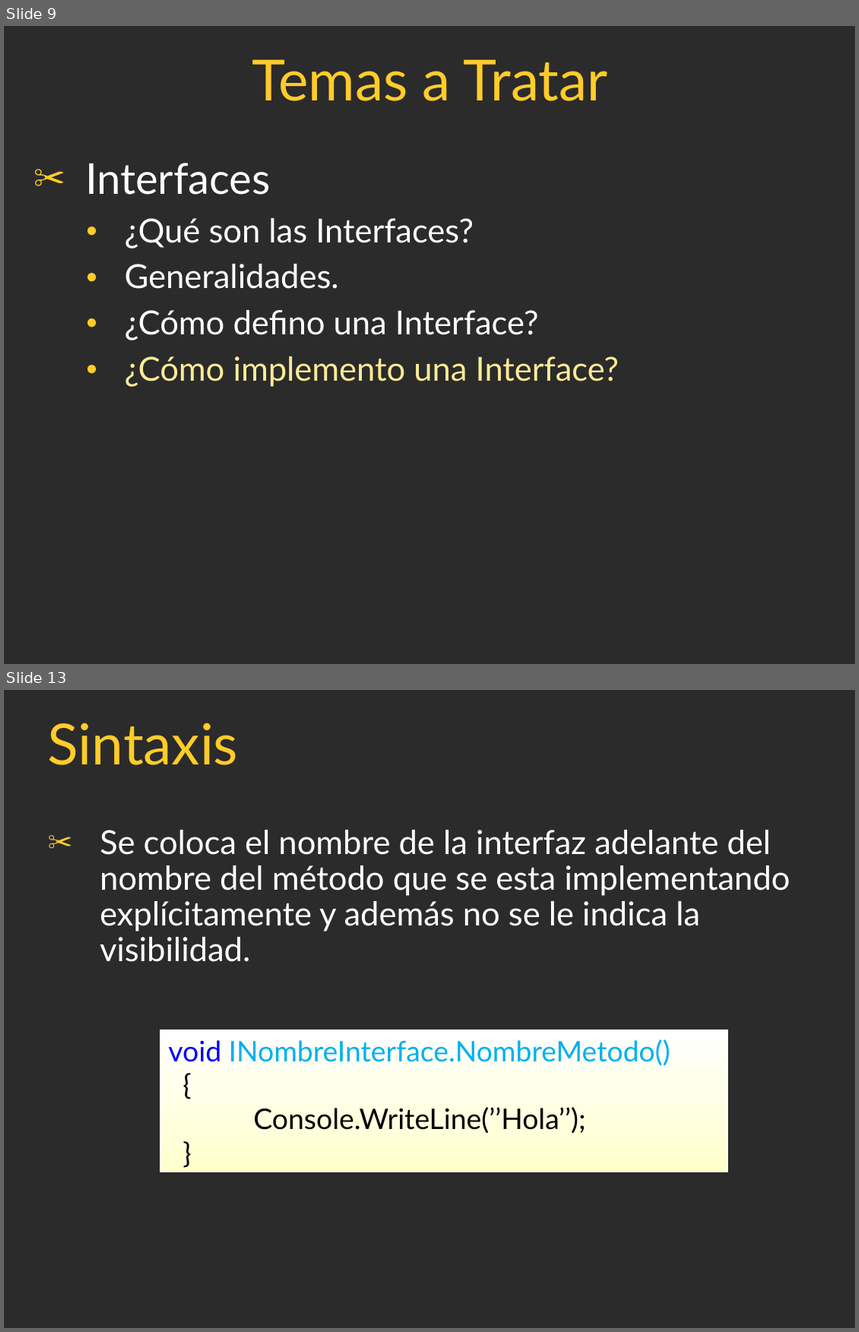
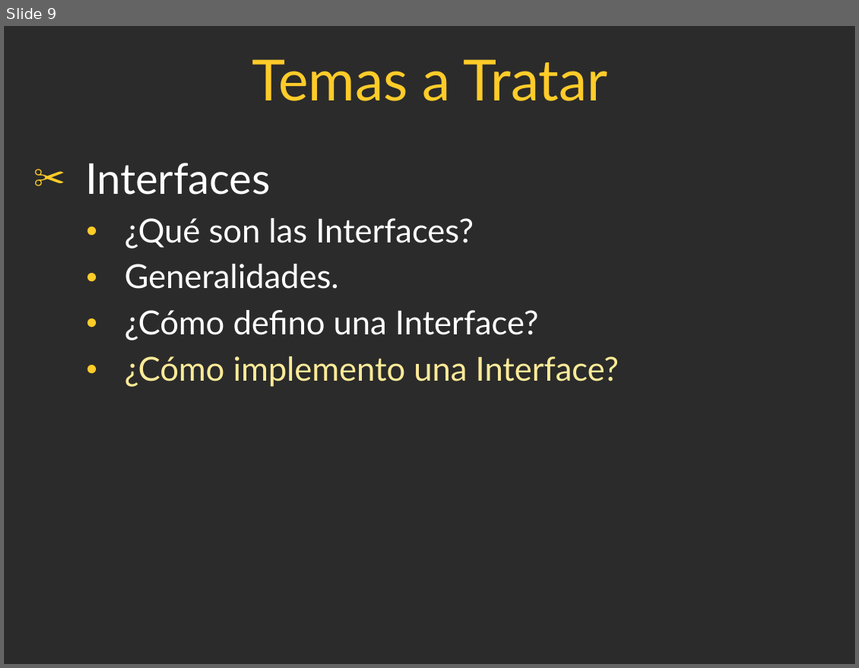
Before and after one commit to agustinezequielgomez/Laboratorio-II, a slide deck: Campus/PPT's/ProgramacionII_Clase_18-2017.ppt. Shown one above the other, each under a label of ours: slides 9 and 13 before the commit, slide 9 after it; the slides between them are not shown. The pictures are 859x1332 and 859x668 pixels, drawn with LibreOffice and Linux fonts; fonts in the diff are those of the drawing; background and template pictures are left out; a plain dark background stands for a picture behind light text. Boxes give left, top, right and bottom in pixels: in the first picture for what was removed or moved away, otherwise in the second. Text is boxed around its words. In the diff, an @@ line names an element or a change of style, - is before the commit and + after.

```diff
--- a/Campus/PPT's/ProgramacionII_Clase_18-2017.ppt
+++ b/Campus/PPT's/ProgramacionII_Clase_18-2017.ppt
@@ slide 13 removed at box(4, 690, 855, 1328), background picture (left out) @@
@@ title removed at box(48, 723, 238, 765) @@
-Sintaxis
@@ text removed at box(100, 830, 791, 962) @@
-✂ Se coloca el nombre de la interfaz adelante del nombre del método que se esta implementando explícitamente y además no se le indica la visibilidad.
@@ rectangle removed at box(160, 1030, 728, 1173) @@
-void INombreInterface.NombreMetodo()
-{
-Console.WriteLine(’’Hola’’);
-}
```
Also in this commit, not shown: 6 slides changed, 4 other slides removed, 27 other files.
